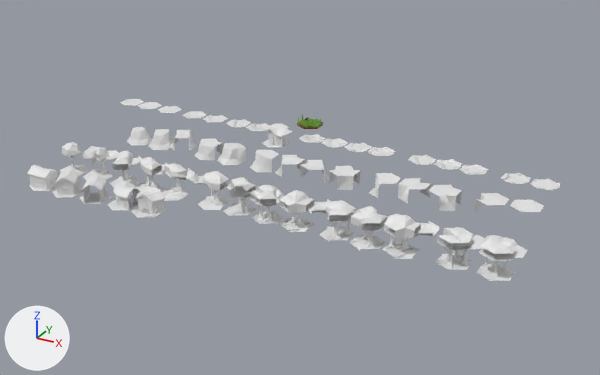
Renders of the Blender file Hex.blend from each side of a commit.
The view is the same before and after, from a 50 mm camera at (28.8, -48.8, 21.6) aimed at (2.6, -1.1, -2.3). Every picture has the same lights, and +X, +Y and +Z are marked at lower left.

Names of what the first picture shows: 'Hex', 'House_E', 'House_N', 'House_P3', 'House_T1', 'Tree_F', 'Tree_H', 'Tree_Q1', 'Tree_Q2', 'Tree_Q3', 'Tree_T1', 'Tree_T2', 'Tree_T3', 'Tree_T4'.
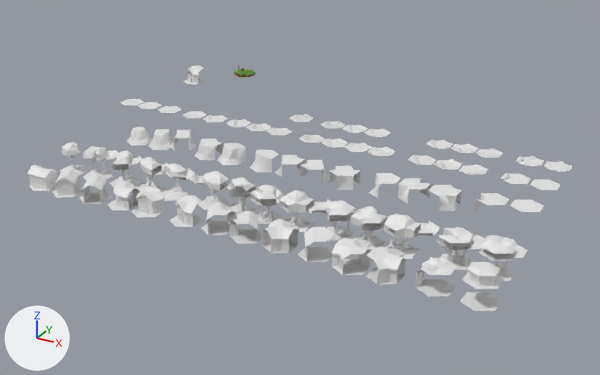
What changed in the scene script:
```text
Change ob_hex:
    ob_hex.location: (0.02, 5.27, 0.0) -> (-12.03, 14.86, 0.0)
Change ob_house_t1:
    ob_house_t1.location: (0.0, 0.0, 0.0) -> (1.88, -13.55, 0.0)
Add ob_house_h:
    ob_house_h = bpy.data.objects.new('House_H', me_circle_084)  # 68 vertices, 43 faces, 6 loose edges; spans x -0.87..0.95, y -1.05..1.05, z 0.2..2.19
    ob_house_h.location = (19.73, -14.0, 0.0)
Add ob_house_f:
    ob_house_f = bpy.data.objects.new('House_F', me_circle_083)  # 135 vertices, 97 faces, 7 loose edges; spans x -0.95..0.95, y -1.05..1.05, z 0.2..1.88
    ob_house_f.location = (17.35, -13.81, 0.0)
Add ob_house_q3:
    ob_house_q3 = bpy.data.objects.new('House_Q3', me_circle_082)  # 78 vertices, 58 faces, 3 loose edges; spans x -0.87..0.87, y -1.05..1.05, z 0.2..1.52
    ob_house_q3.location = (14.68, -13.94, 0.0)
Add ob_house_t2_001:
    ob_house_t2_001 = bpy.data.objects.new('House_T2.001', me_circle_080)  # 125 vertices, 81 faces, 5 loose edges; spans x -0.95..0.95, y -1.05..1.05, z 0.2..1.45
    ob_house_t2_001.location = (12.74, -13.92, 0.0)
Add ob_house_q1:
    ob_house_q1 = bpy.data.objects.new('House_Q1', me_circle_079)  # 126 vertices, 72 faces, 4 loose edges; spans x -0.95..0.95, y -1.05..1.05, z 0.2..1.45
    ob_house_q1.location = (10.47, -13.6, 0.0)
Add ob_house_t4:
    ob_house_t4 = bpy.data.objects.new('House_T4', me_circle_078)  # 117 vertices, 83 faces, 6 loose edges; spans x -0.95..0.87, y -1.05..1.05, z 0.2..1.45
    ob_house_t4.location = (8.27, -13.65, 0.0)
Add ob_house_t3:
    ob_house_t3 = bpy.data.objects.new('House_T3', me_circle_077)  # 143 vertices, 87 faces, 6 loose edges; spans x -0.95..0.95, y -1.05..1.05, z 0.2..1.45
    ob_house_t3.location = (6.13, -13.59, 0.0)
Add ob_house_t2:
    ob_house_t2 = bpy.data.objects.new('House_T2', me_circle_076)  # 143 vertices, 87 faces, 6 loose edges; spans x -0.95..0.95, y -1.05..1.05, z 0.2..1.45
    ob_house_t2.location = (4.07, -13.47, 0.0)
Add ob_house_t1_001:
    ob_house_t1_001 = bpy.data.objects.new('House_T1.001', me_circle_074)  # 174 vertices, 111 faces, 3 loose edges; spans x -0.95..0.95, y -1.0..1.05, z 0.2..1.52
    ob_house_t1_001.location = (-14.39, 10.07, 0.0)
Add ob_grass_t3_001:
    ob_grass_t3_001 = bpy.data.objects.new('Grass_T3.001', me_circle_013.copy())  # the mesh of ob_grass_t3
    ob_grass_t3_001.location = (5.58, 5.64, 0.0)
Add ob_grass_h_001:
    ob_grass_h_001 = bpy.data.objects.new('Grass_H.001', me_circle_012.copy())  # the mesh of ob_grass_h
    ob_grass_h_001.location = (18.98, 5.41, 0.0)
Add ob_grass_f_001:
    ob_grass_f_001 = bpy.data.objects.new('Grass_F.001', me_circle_011.copy())  # the mesh of ob_grass_f
    ob_grass_f_001.location = (17.05, 5.45, 0.0)
Add ob_grass_q3_001:
    ob_grass_q3_001 = bpy.data.objects.new('Grass_Q3.001', me_circle_008.copy())  # the mesh of ob_grass_q3
    ob_grass_q3_001.location = (14.16, 5.55, 0.0)
Add ob_grass_q2_001:
    ob_grass_q2_001 = bpy.data.objects.new('Grass_Q2.001', me_circle_007.copy())  # the mesh of ob_grass_q2
    ob_grass_q2_001.location = (12.32, 5.61, 0.0)
Add ob_grass_t2_001:
    ob_grass_t2_001 = bpy.data.objects.new('Grass_T2.001', me_circle_006.copy())  # the mesh of ob_grass_t2
    ob_grass_t2_001.location = (3.7, 5.63, 0.0)
Add ob_grass_q1_001:
    ob_grass_q1_001 = bpy.data.objects.new('Grass_Q1.001', me_circle_005.copy())  # the mesh of ob_grass_q1
    ob_grass_q1_001.location = (10.47, 5.59, 0.0)
Add ob_grass_t1_001:
    ob_grass_t1_001 = bpy.data.objects.new('Grass_T1.001', me_circle_004.copy())  # the mesh of ob_grass_t1
    ob_grass_t1_001.location = (1.84, 5.62, 0.0)
Add ob_grass_p3_001:
    ob_grass_p3_001 = bpy.data.objects.new('Grass_P3.001', me_circle_001.copy())  # the mesh of ob_grass_p3
    ob_grass_p3_001.location = (-1.03, 5.78, 0.0)
```

Where the change shows, as pixel boxes (x1, y1, x2, y2) in the pictures (600 x 375 px):
'House_H', added: after (460, 262, 504, 311)
'House_T1', moved: before (262, 123, 289, 147); after (169, 195, 203, 227)
'House_F', added: after (415, 257, 457, 297)
'House_Q3', added: after (366, 247, 406, 284)
'House_T2.001', added: after (332, 239, 371, 275)
'House_T4', added: after (261, 219, 299, 253)
'House_Q1', added: after (297, 227, 334, 262)
'House_T3', added: after (228, 211, 262, 244)
'House_T2', added: after (201, 202, 236, 235)
'Hex', moved: before (297, 119, 323, 129); after (234, 69, 256, 77)
'House_T1.001', added: after (183, 66, 205, 84)
'Grass_H.001', added: after (544, 161, 572, 172)
'Grass_F.001', added: after (516, 156, 544, 166)
'Grass_Q3.001', added: after (476, 149, 503, 158)
'Grass_Q2.001', added: after (451, 144, 478, 153)
'Grass_Q1.001', added: after (426, 140, 453, 149)
'Grass_T3.001', added: after (365, 129, 391, 137)
'Grass_T2.001', added: after (342, 125, 368, 133)
'Grass_P3.001', added: after (289, 115, 314, 122)
'Grass_T1.001', added: after (321, 121, 346, 128)
